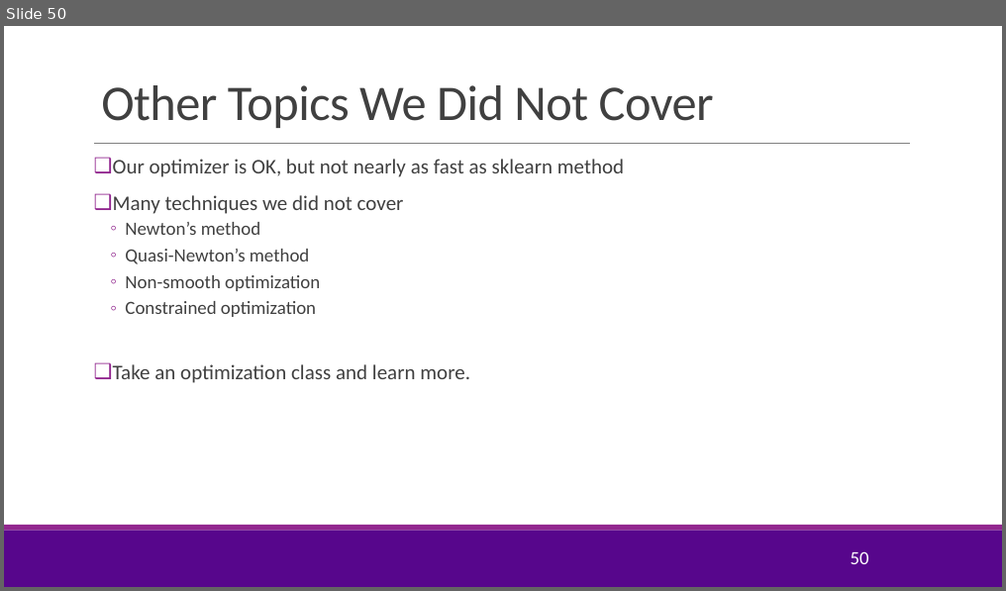
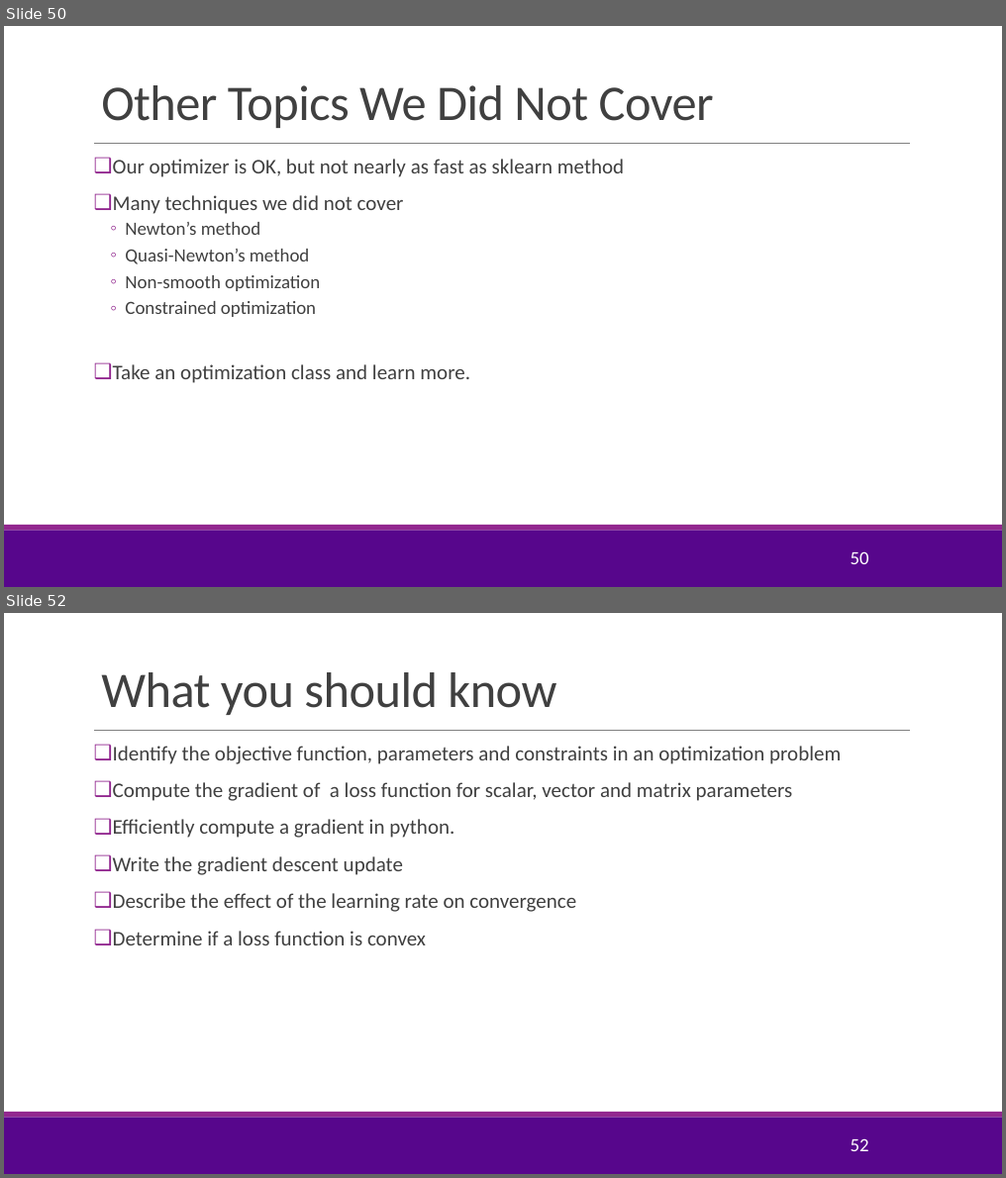
Before and after one commit to joshzzl/introml, a slide deck: lectures/Lect07_Optim.pptx. Shown one above the other, each under a label of ours: slide 50 before the commit, slides 50 and 52 after it; the slides between them are not shown. The pictures are 1006x591 and 1006x1178 pixels, drawn with LibreOffice and Linux fonts; fonts in the diff are those of the drawing; background and template pictures are left out. Boxes give left, top, right and bottom in pixels: in the first picture for what was removed or moved away, otherwise in the second. Text is boxed around its words. In the diff, an @@ line names an element or a change of style, - is before the commit and + after.

```diff
--- a/lectures/Lect07_Optim.pptx
+++ b/lectures/Lect07_Optim.pptx
@@ slide 52 added at bbox=[4, 613, 1002, 1174], background #FFFFFF; not listed: 3 template elements that a slide beside it also shows @@
@@ title added at bbox=[101, 672, 556, 715], 48 pt, text #404040 @@
+What you should know
@@ text added at bbox=[113, 746, 841, 946], 20 pt, text #404040 @@
+❑ Identify the objective function, parameters and constraints in an optimization problem
+❑ Compute the gradient of a loss function for scalar, vector and matrix parameters
+❑ Efficiently compute a gradient in python.
+❑ Write the gradient descent update
+❑ Describe the effect of the learning rate on convergence
+❑ Determine if a loss function is convex
@@ page number added at bbox=[850, 1139, 869, 1152], 18 pt, text #FFFFFF @@
+52
```
Also in this commit, not shown: 5 slides changed, 1 other slide added, 1 other file.
